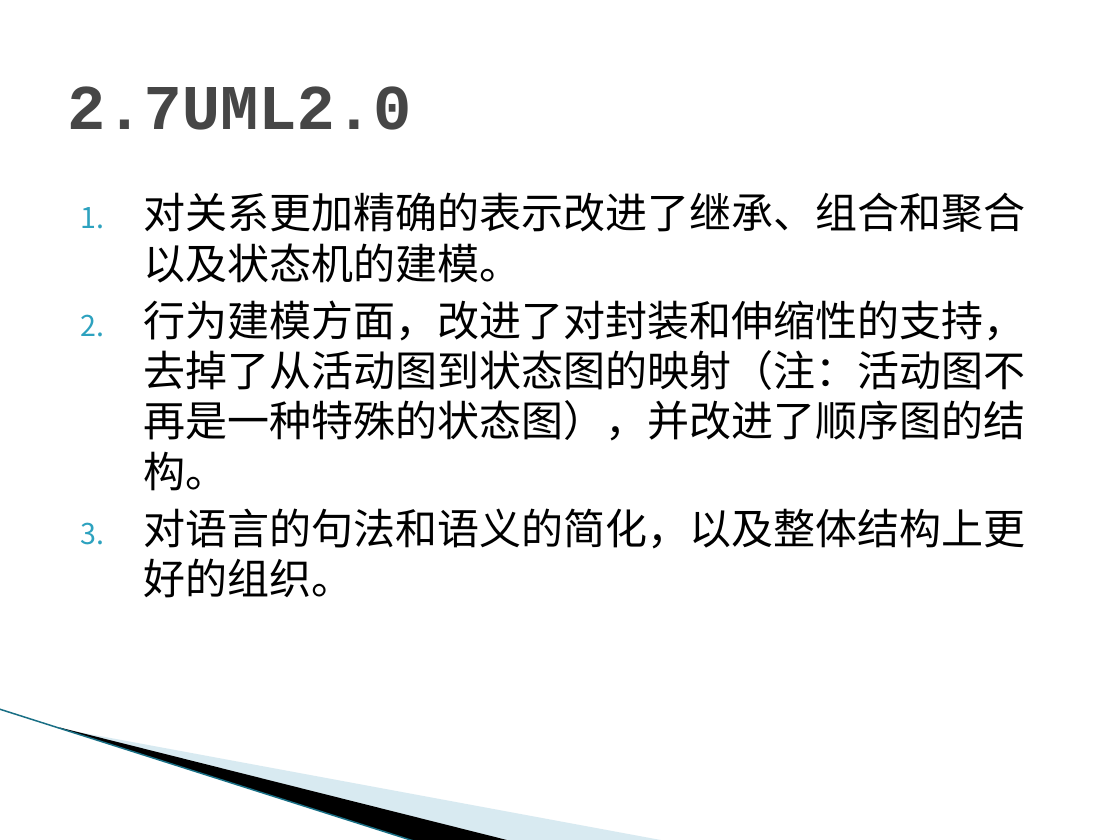
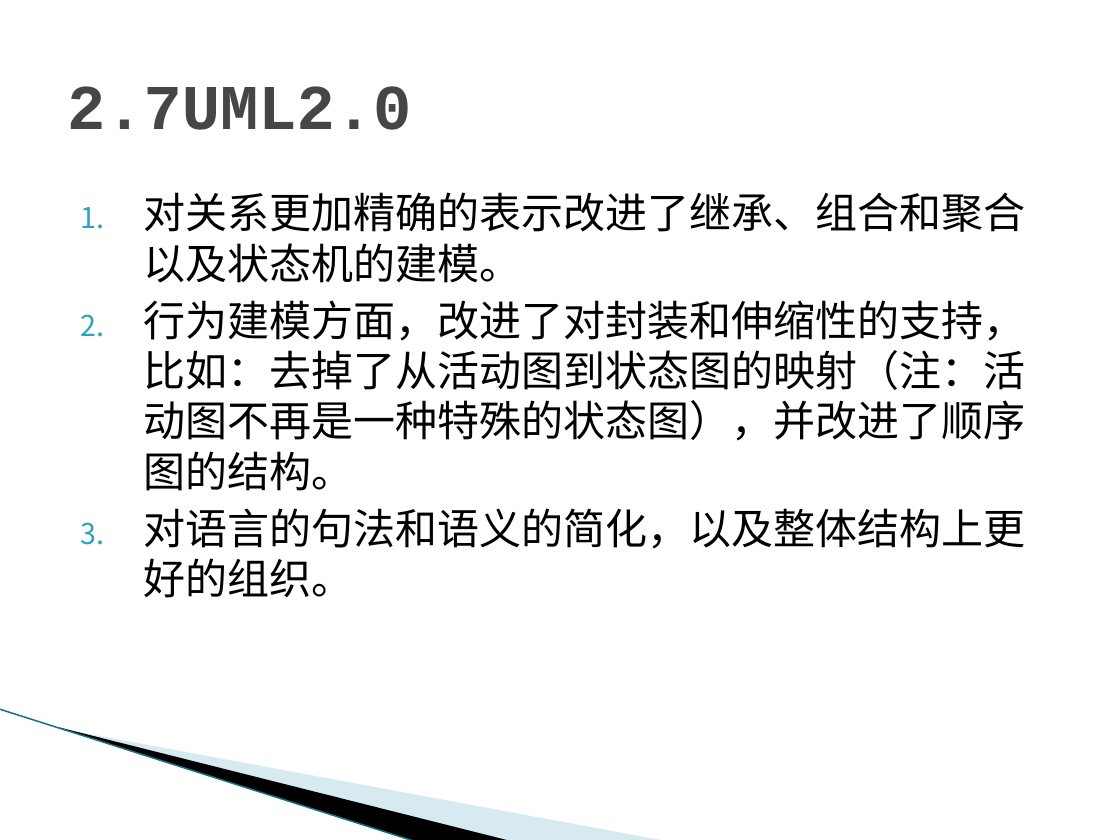
Before and after one commit to tzy502/G16, a slide deck: slide 23 of UML/UML概述-G16.pptx. Drawn at 1120x840 pixels with LibreOffice and Linux fonts; fonts in the diff are those of the drawing; background and template pictures are left out. Boxes give left, top, right and bottom in pixels: in the first picture for what was removed or moved away, otherwise in the second. Text is boxed around its words. In the diff, an @@ line names an element or a change of style, - is before the commit and + after.

```diff
--- a/UML/UML概述-G16.pptx
+++ b/UML/UML概述-G16.pptx
@@ text at [143, 300, 1025, 491]: text changed @@
-2. 行为建模方面，改进了对封装和伸缩性的支持，去掉了从活动图到状态图的映射（注：活动图不再是一种特殊的状态图），并改进了顺序图的结构。
+2. 行为建模方面，改进了对封装和伸缩性的支持，比如：去掉了从活动图到状态图的映射（注：活动图不再是一种特殊的状态图），并改进了顺序图的结构。
```
Also in this commit, not shown: 5 other slides changed, 2 other files.
